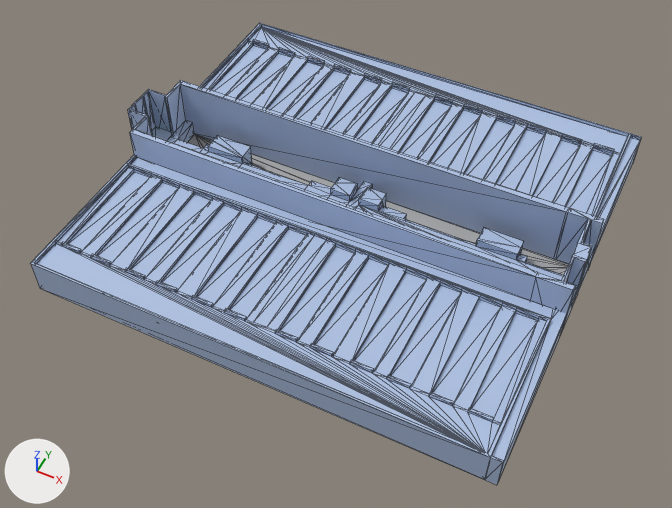
Before and after pictures for a commit that changed the glTF model src/assets/3d/solid/models/C_Filter_expansion.glb.
Both versions are drawn from a 50 mm camera at (34.2, -72.1, 79.7) aimed at (0.7, -5.3, -3.8). Every picture has the same lights, and +X, +Y and +Z are marked at lower left. The picture after the commit comes second. Mesh edges are drawn as thin lines. Where no turn or scale is listed for an object, it has been applied to the vertices. Vertices at exactly the same position are counted once.

Names of what the first picture shows: 'Floor1'.
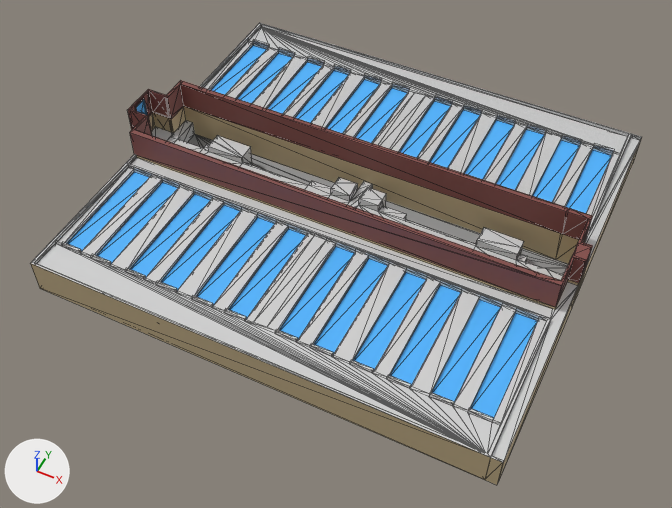
The newer file is also turned or shifted as a whole; pictures and numbers use the older file's frame.

Where the change shows, as pixel boxes [x1, y1, x2, y2] in the pictures (672 x 508 px):
part 1 of me_mesh_018, cut back: before [128, 84, 604, 335]; after [128, 84, 593, 310]
part 2 of me_mesh_018, surface changed: [31, 23, 641, 485] in both
part 3 of me_mesh_018, recoloured: [31, 23, 641, 462] in both
part 4 of me_mesh_018, recoloured: [31, 142, 640, 485] in both
part 5 of me_mesh_018, recoloured: [67, 45, 612, 419] in both
part 6 of me_mesh_018, recoloured: [128, 80, 593, 281] in both

What the commit changed:
Picture 'wall1' (img_wall1) is new.
Picture 'gate' (img_gate) is new.
Picture 'window' (img_window) is new.
Picture 'ground' (img_ground) is new.
Picture 'wall2' (img_wall2) is new.
Material 'wall1' (mat_wall1) is new.
Its texture is img_wall1.
Its roughness is 0.553.
Material 'gate' (mat_gate) is new.
Its texture is img_gate.
Its roughness is 0.553.
Material 'window' (mat_window) is new.
Its texture is img_window.
Its roughness is 0.553.
Material 'ground' (mat_ground) is new.
Its texture is img_ground.
Its roughness is 0.553.
Material 'wall2' (mat_wall2) is new.
Its texture is img_wall2.
Its roughness is 0.553.
me_mesh_018 is used by ob_floor1; location (0.0, 0.0, 0.0).
me_mesh_018 had 924 vertices, 2155 faces and spanned x -29.8..28.6, y -25.9..25.8, z -3.1..4.9.
me_mesh_018 now has 974 vertices, 2352 faces and spans x -29.8..28.6, y -25.9..25.8, z -3.1..4.9.
Part 1, on me_mesh_018:
21 vertices are removed from x -27.1..28.6, y -5.8..5.6, z -3.1..4.9.
190 faces are deleted.
28 vertices are added at x -29.8..28.6, y -5.8..5.6, z 1.3..4.9.
43 new vertices lie (0.0, 0.0, 4.4) away from vertices in x -29.8..28.6, y -5.8..5.6, z -3.1.
24 new faces join them, mat_ground (picture img_ground).
165 new faces join them, mat_wall1 (picture img_wall1).
12 new faces join them, mat_window (picture img_window).
174 new faces join them, mat_wall2 (picture img_wall2).
12 new faces join them, mat_other (grey #9d9d9d).
me_mesh_018 part 2: 1966 kept faces spanning x -29.8..28.6, y -25.9..25.8, z -3.1..4.9 get new texture (UV) coordinates.
me_mesh_018 part 3: 1214 faces spanning x -29.6..28.6, y -25.9..25.8, z -3.1..1.3 switch from mat_wall (blue #afc2e3) to mat_ground (picture img_ground).
me_mesh_018 part 4: 598 faces spanning x -29.8..28.6, y -25.9..25.8, z -3.1..1.3 switch from mat_wall (blue #afc2e3) to mat_wall1 (picture img_wall1).
me_mesh_018 part 5: 48 faces spanning x -25.9..26.1, y -21.7..21.6, z 0.5 switch from mat_wall (blue #afc2e3) to mat_window (picture img_window).
me_mesh_018 part 6: 39 faces spanning x -29.8..28.6, y -5.8..5.6, z 4.9 switch from mat_wall (blue #afc2e3) to mat_wall2 (picture img_wall2).
me_mesh_018 no longer uses material mat_door (green #00ff00).
me_mesh_018 gains material mat_gate (picture img_gate).
